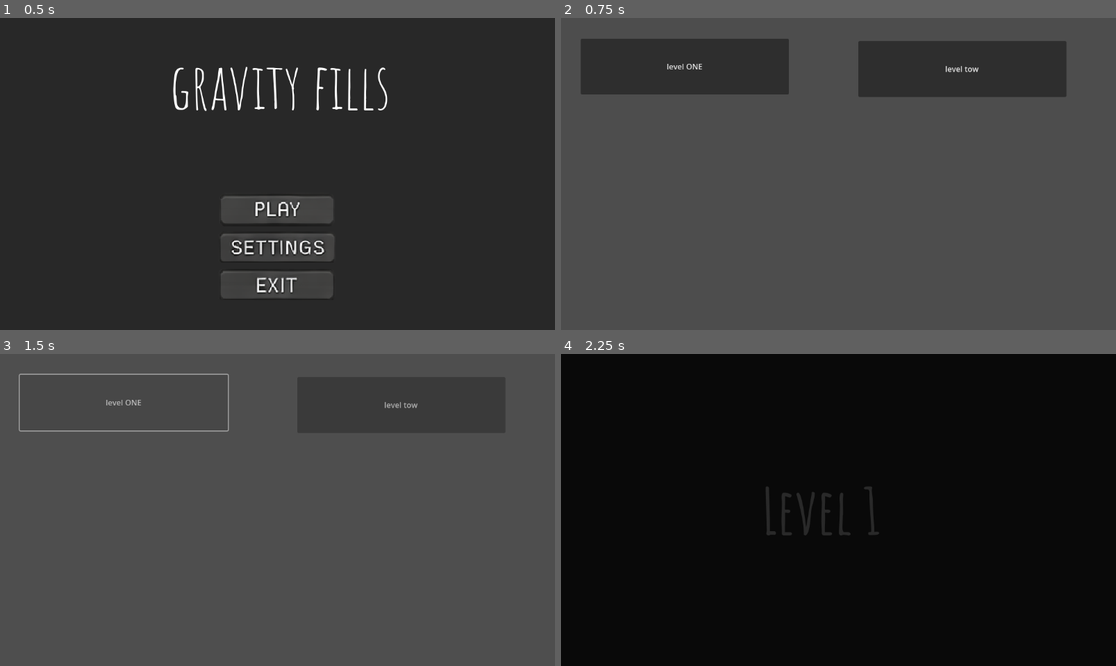
Above: before the commit, frames 1-4 (two rows, left to right).
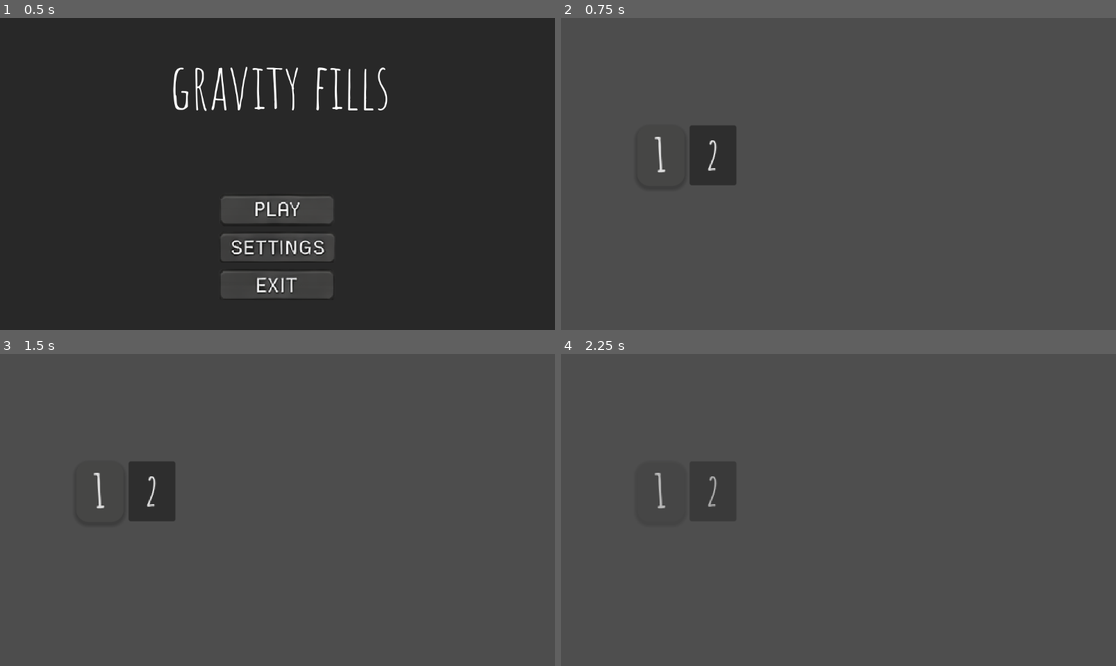
Above: after the commit, the same moments.

Repository: aliaprince916-commits/gravity
Game: Godot game, scene res://scenes/mainmenu.tscn
Two runs of this game, one before a commit and one after it. Both use one fixed random seed, a clock stepped at 60 frames per second and the inputs below.
Inputs (mouse positions are in pixels of both pictures, inside the frame that each line leads up to):
- Up to frame 1 (0.5 s): no input
- Up to frame 2 (0.75 s): click (838, 208) at 0.5 s
- Up to frame 3 (1.5 s): click (122, 403) at 1.25 s, where only the run before the commit has a clickable "level ONE"
- Up to frame 4 (2.25 s): click (660, 491) at 2 s, where only the run after the commit has a clickable "1"

Frame 1 is identical in both runs. In frame 2, 15% of the frame differs, in the area x 3-91%, y 6-54%; in frame 3, 2.2%; in frame 4, 100%, in the area x 0-100%, y 0-100%.

Commit message:
روح ارقد

Diff:
--- a/scenes/main_lvl.tscn
+++ b/scenes/main_lvl.tscn
@@ -1,26 +1,83 @@
-[gd_scene load_steps=2 format=3 uid="uid://c7nkxb1ow5u8p"]
+[gd_scene load_steps=7 format=3 uid="uid://c7nkxb1ow5u8p"]
 
 [ext_resource type="Script" uid="uid://b8s1u4ooxnf4h" path="res://scripts/levels_button.gd" id="1_tacm2"]
+[ext_resource type="FontFile" uid="uid://8muqk22fpwd5" path="res://assets/Icons_Essential/AmaticSC-Bold.ttf" id="2_0i5g2"]
+
+[sub_resource type="StyleBoxFlat" id="StyleBoxFlat_0i5g2"]
+bg_color = Color(0.27450982, 0.27450982, 0.27058825, 1)
+corner_radius_top_left = 16
+corner_radius_top_right = 16
+corner_radius_bottom_right = 16
+corner_radius_bottom_left = 16
+shadow_color = Color(0, 0, 0, 0.20392157)
+shadow_size = 5
+shadow_offset = Vector2(0, 3)
+
+[sub_resource type="StyleBoxFlat" id="StyleBoxFlat_hpfhs"]
+bg_color = Color(0.18039216, 0.18039216, 0.18039216, 1)
+border_color = Color(0.8, 0.8, 0.8, 0.3372549)
+corner_radius_top_left = 16
+corner_radius_top_right = 16
+corner_radius_bottom_right = 16
+corner_radius_bottom_left = 16
+shadow_color = Color(0, 0, 0, 0.20392157)
+shadow_size = 5
+shadow_offset = Vector2(0, 3)
+
+[sub_resource type="StyleBoxFlat" id="StyleBoxFlat_7g15e"]
+bg_color = Color(0.27450982, 0.27450982, 0.27058825, 0.35686275)
+corner_radius_top_left = 16
+corner_radius_top_right = 16
+corner_radius_bottom_right = 16
+corner_radius_bottom_left = 16
+shadow_color = Color(0, 0, 0, 0.20392157)
+shadow_size = 5
+shadow_offset = Vector2(0, 3)
+
+[sub_resource type="StyleBoxEmpty" id="StyleBoxEmpty_0i5g2"]
 
 [node name="Node2D" type="Node2D"]
 script = ExtResource("1_tacm2")
 
 [node name="CanvasLayer" type="CanvasLayer" parent="."]
 
-[node name="level one" type="Button" parent="CanvasLayer"]
-offset_left = 41.0
-offset_top = 43.0
-offset_right = 473.1
-offset_bottom = 159.0
-text = "level ONE"
+[node name="level1" type="Button" parent="."]
+offset_left = 158.0
+offset_top = 222.99998
+offset_right = 219.0
+offset_bottom = 300.88458
+scale = Vector2(1.6172259, 1.6172259)
+theme_override_colors/font_color = Color(0.875, 0.875, 0.875, 1)
+theme_override_colors/font_focus_color = Color(0.95, 0.95, 0.95, 1)
+theme_override_colors/font_pressed_color = Color(1, 1, 1, 1)
+theme_override_colors/font_hover_color = Color(0.95, 0.95, 0.95, 1)
+theme_override_colors/font_hover_pressed_color = Color(1, 1, 1, 1)
+theme_override_colors/font_disabled_color = Color(0.875, 0.875, 0.875, 0.5)
+theme_override_colors/font_outline_color = Color(0, 0, 0, 1)
+theme_override_colors/icon_normal_color = Color(1, 1, 1, 1)
+theme_override_colors/icon_focus_color = Color(1, 1, 1, 1)
+theme_override_colors/icon_pressed_color = Color(1, 1, 1, 1)
+theme_override_colors/icon_hover_color = Color(1, 1, 1, 1)
+theme_override_colors/icon_hover_pressed_color = Color(1, 1, 1, 1)
+theme_override_colors/icon_disabled_color = Color(1, 1, 1, 0.4)
+theme_override_fonts/font = ExtResource("2_0i5g2")
+theme_override_font_sizes/font_size = 58
+theme_override_styles/normal = SubResource("StyleBoxFlat_0i5g2")
+theme_override_styles/pressed = SubResource("StyleBoxFlat_hpfhs")
+theme_override_styles/hover = SubResource("StyleBoxFlat_7g15e")
+theme_override_styles/focus = SubResource("StyleBoxEmpty_0i5g2")
+text = "1"
 
-[node name="level one2" type="Button" parent="CanvasLayer"]
-offset_left = 617.0
-offset_top = 48.0
-offset_right = 1049.1
-offset_bottom = 164.0
-text = "level tow
+[node name="level2" type="Button" parent="."]
+offset_left = 267.0
+offset_top = 223.0
+offset_right = 327.0
+offset_bottom = 300.0
+scale = Vector2(1.6172259, 1.6172259)
+theme_override_fonts/font = ExtResource("2_0i5g2")
+theme_override_font_sizes/font_size = 50
+text = "2
 "
 
-[connection signal="pressed" from="CanvasLayer/level one" to="." method="_on_level_one_pressed"]
-[connection signal="pressed" from="CanvasLayer/level one2" to="." method="_on_level_one_2_pressed"]
+[connection signal="pressed" from="level1" to="." method="_on_level_1_pressed"]
+[connection signal="pressed" from="level2" to="." method="_on_level_2_pressed"]
--- a/scripts/levels_button.gd
+++ b/scripts/levels_button.gd
@@ -1,10 +1,13 @@
 extends Node2D
 
+# دالة تغيير المشهد + التحقق
+func _on_pressed(lvl, num):
+	if Gm.is_open(lvl):
+		Transition.change_scean(lvl, num)
 
-func _on_level_one_pressed() -> void:
-	if  Gm.is_open("res://scenes/lvl_prototype.tscn"):
-		Transition.change_scean("res://scenes/lvl_prototype.tscn",1)
+func _on_level_2_pressed() -> void:
+	_on_pressed("res://scenes/lvl.tscn",2)
 
-func _on_level_one_2_pressed() -> void:
-	if  Gm.is_open("res://scenes/lvl.tscn"):
-		Transition.change_scean("res://scenes/lvl.tscn",2)
+
+func _on_level_1_pressed() -> void:
+	_on_pressed("res://scenes/lvl_prototype.tscn",1)
